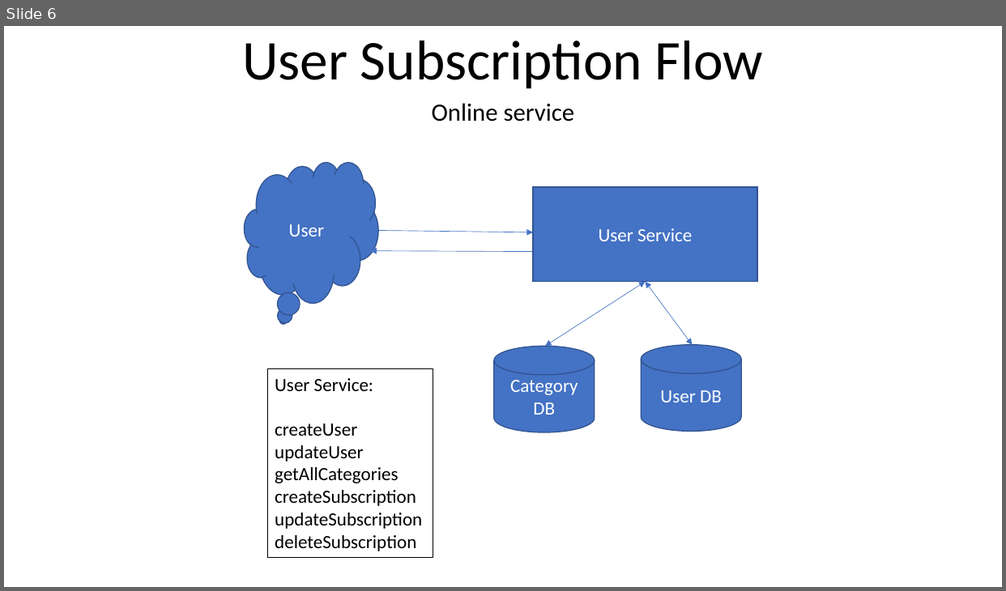
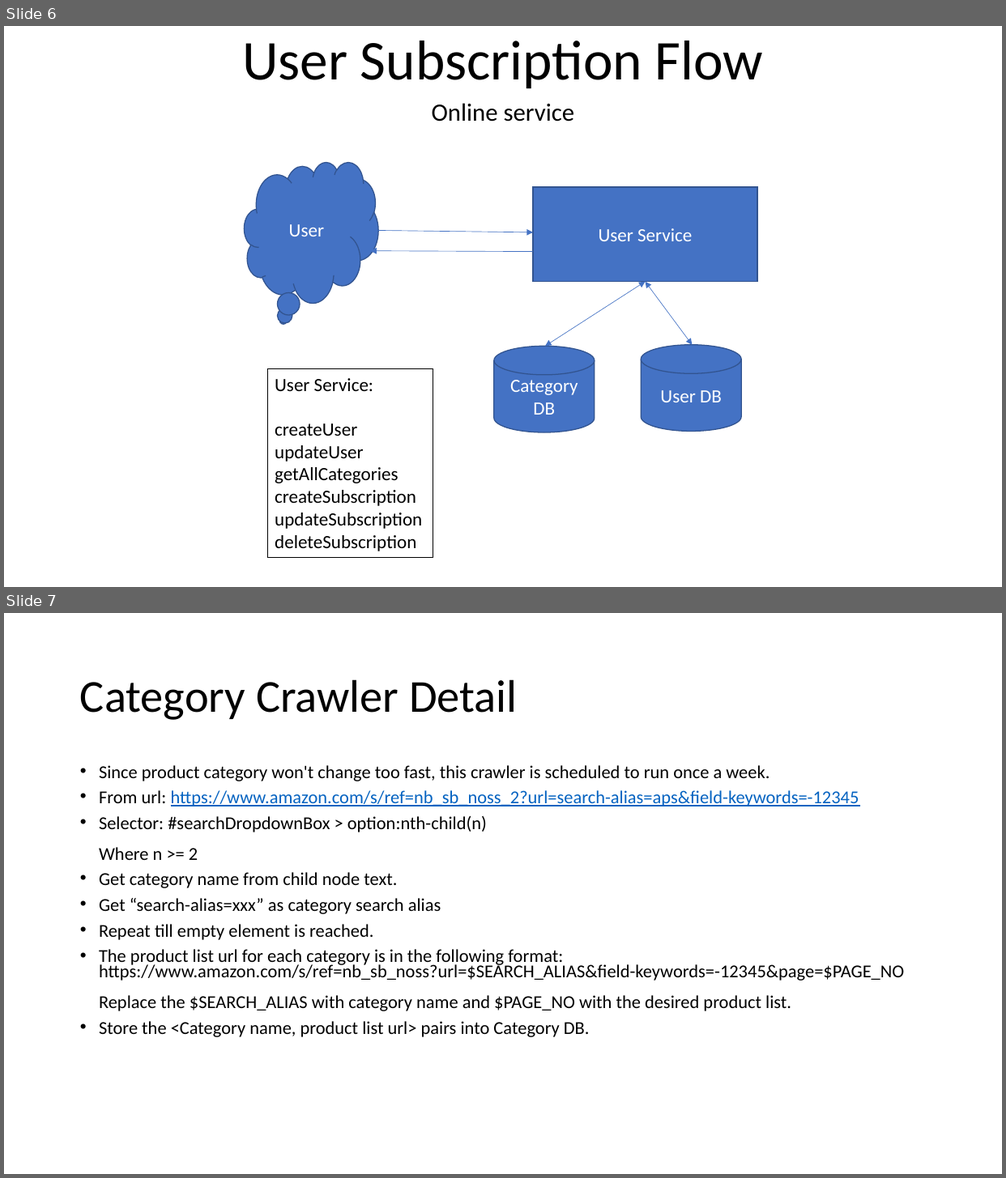
Before and after one commit to youhusky/price-monitoring-system, a slide deck: PriceMonitoringDesign.pptx. Shown one above the other, each under a label of ours: slide 6 before the commit, slides 6 and 7 after it. The pictures are 1006x591 and 1006x1178 pixels, drawn with LibreOffice and Linux fonts; fonts in the diff are those of the drawing. Boxes give left, top, right and bottom in pixels: in the first picture for what was removed or moved away, otherwise in the second. Text is boxed around its words. In the diff, an @@ line names an element or a change of style, - is before the commit and + after.

Commit message:
Add service and repository for category crawler

```diff
--- a/PriceMonitoringDesign.pptx
+++ b/PriceMonitoringDesign.pptx
@@ slide 7 added at <box>4,613,1002,1174</box>, background #FFFFFF @@
@@ title added at <box>80,679,518,720</box>, 44 pt, text #000000 @@
+Category Crawler Detail
@@ text added at <box>99,765,904,1037</box>, 17.5 pt, text #000000 @@
+• Since product category won't change too fast, this crawler is scheduled to run once a week.
+• From url: https://www.amazon.com/s/ref=nb_sb_noss_2?url=search-alias=aps&field-keywords=-12345
+• Selector: #searchDropdownBox > option:nth-child(n)
+  Where n >= 2
+• Get category name from child node text.
+• Get “search-alias=xxx” as category search alias
+• Repeat till empty element is reached.
+• The product list url for each category is in the following format:
+  https://www.amazon.com/s/ref=nb_sb_noss?url=$SEARCH_ALIAS&field-keywords=-12345&page=$PAGE_NO
+  Replace the $SEARCH_ALIAS with category name and $PAGE_NO with the desired product list.
+• Store the <Category name, product list url> pairs into Category DB.
```
Also in this commit, not shown: 1 other slide added, 4 other files.
